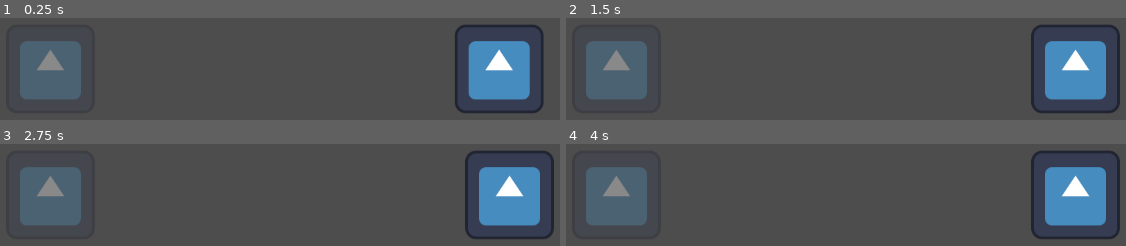
Above: before the commit, frames 1-4 (two rows, left to right).
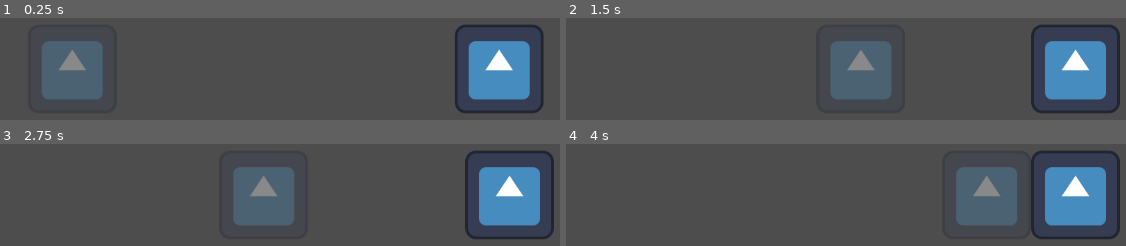
Above: after the commit, the same moments.

Repository: AIMYII/Prototype-Godot-Game
Game: Godot game, scene res://levels/level_1.tscn
Two runs of this game, one before a commit and one after it. Both use one fixed random seed, a clock stepped at 60 frames per second and the inputs below. The engine's default icon, where the game draws it, is replaced by a stand-in: a white triangle on a blue panel in a dark square.
Inputs:
- Up to frame 1 (0.25 s): no input
- Up to frame 2 (1.5 s): tap Enter (ui_accept) at 0.5, 0.77 s; hold E (go_into_mech) 0.53-1.28 s; hold Right (ui_right) from 0.53 s (still down); tap E (go_into_mech) at 1.35 s
- Up to frame 3 (2.75 s): tap Enter (ui_accept) at 1.52 s; release Right (ui_right) at 2.03 s; hold Left (ui_left) from 2.03 s (still down); hold E (go_into_mech) from 2.03 s (still down)
- Up to frame 4 (4 s): release Left (ui_left) at 2.78 s; release E (go_into_mech) at 2.78 s; hold Right (ui_right) from 2.78 s (still down); tap E (go_into_mech) at 2.85 s; tap Enter (ui_accept) at 3.02, 3.77 s; hold E (go_into_mech) from 3.53 s (still down)

The runs differ from the first frame. In frame 1, 5.3% of the frame differs, in the area x 3-19%, y 22-81%; in frame 2, 12%; in frame 3, 12%, in the area x 3-53%, y 22-80%; in frame 4, 12%.

Commit message:
Fixed the bug of the mech still following the player, after pressing the 'E' keybind. Cleaned up code.

Diff:
--- a/levels/level_1.tscn
+++ b/levels/level_1.tscn
@@ -10,3 +10,5 @@
 
 [node name="Mech" parent="." instance=ExtResource("2_jirdo")]
 position = Vector2(312, 324)
+
+[connection signal="in_mech" from="Player" to="Mech" method="_on_player_in_mech"]
--- a/scripts/mech.gd
+++ b/scripts/mech.gd
@@ -5,14 +5,12 @@
 const SPEED = 300.0
 const JUMP_VELOCITY = -400.0
 
-var is_player_in_mech = false
-var player_in_area = false
+var is_player_in_mech = false # Checks if the player is in the mech
+var player_in_area = false # Might use this for actions, or checks.
 var player = null
 var follow_player = false;
 
-##@onready var Run_AI = preload("res://scripts/run_mech_AI.gd")
-
-@export var player_path : NodePath
+@export var player_path : NodePath # Allows the player path to be instanced into the code.
 
 # State machines
 enum {
@@ -23,27 +21,32 @@
 	WAIT
 }
 
-var state = IDLE
+var state = IDLE # Use state machines, later.
 
 func _ready():
 	player = get_node(player_path)
 
 func _physics_process(delta):
 	if is_player_in_mech == false:
-		_mech_AI()
+		follow_player == true
+		_following_player_mech_AI()
+	else:
+		follow_player == false
+		_mech_AI(delta)
 
-	#match state:
-		#RUNNING:
-			#_handle_movement(delta)
+	# State machine:
+		#match state:
+			#RUNNING:
+				#_handle_movement(delta)
 
 	# Add the gravity.
 	#if not is_on_floor():
 		#velocity += get_gravity() * delta
 
-
+# Handles the movement when the player is in the mech.
 func _handle_movement(delta):
 	if is_player_in_mech == true:
-		#$dectection_area/CollisionShape2D.disabled = true;
+		$dectection_area/CollisionShape2D.disabled = true;
 		# Handle jump.
 		if Input.is_action_just_pressed("ui_accept") and is_on_floor():
 			velocity.y = JUMP_VELOCITY
@@ -58,36 +61,34 @@
 
 		move_and_slide()
 
+# Player signal when the keybind is pressed.
 func _on_player_in_mech():
 	is_player_in_mech = true
 
 func _on_dectection_area_body_entered(body):
-	#if is_player_in_mech == false:
-	## Safely if, in case the mech follows enemies.
-	if body == player:
-		#if body.is_in_group("Player"):
-		#body.state = body.RUNNING
-		player = body
-		follow_player = true
+	if is_player_in_mech == false:
+		# Safely check in case the mech follows enemies.
+		if body == player:
+			#body.state = body.RUNNING # State machine/Animation check.
+			player = body
+			follow_player = true
+			player_in_area = true
 
 func _on_dectection_area_body_exited(body):
-	#if is_player_in_mech == false:
-	if body == player:
-		#body.state = body.IDLE
-		follow_player = false
+	if is_player_in_mech == false:
+		# Safely check in case the mech follows enemies.
+		if body == player:
+			#body.state = body.IDLE # State machine/Animation check.
+			follow_player = false
+			player_in_area = false
 
-	#if is_player_in_mech == false:
-		#if body.is_in_group("Player"):
-			#body.state = body.IDLE
-			#player = null
-
-func _mech_AI():
-	## Note: This code works.
-	if follow_player == true:
-		# Run AI code, to follow the player, and commands.
+func _following_player_mech_AI():
+	# Safely check to make sure the player isn't running the animation or presses the keybind.
+	if is_player_in_mech == false:
+		# Run AI code to follow the player and commands.
 		position += (player.position - position) / SPEED
 
+func _mech_AI(delta):
 	if is_player_in_mech == true:
-		# Stop AI
-		#$dectection_area/CollisionShape2D.disabled = true;
-		pass
+		# Stops AI
+		_handle_movement(delta);
--- a/scripts/player.gd
+++ b/scripts/player.gd
@@ -23,7 +23,6 @@
 	if Input.is_action_pressed("go_into_mech"):
 		# Wait for player animation going into mech
 		is_in_mech = true
-		#Timer, maybe?
 		emit_signal("in_mech")
 
 
--- a/scripts/run_mech_AI.gd
+++ /dev/null
@@ -1,45 +0,0 @@
-extends CharacterBody2D
-
-const SPEED = 300.0
-const JUMP_VELOCITY = -400.0
-
-var is_player_in_mech = false
-var player_in_area = false
-var player = null
-
-@export var player_path : NodePath
-
-# State machines
-enum {
-	IDLE,
-	RUNNING,
-	PLAYER_GO_IN,
-	PLAYER_COME_OUT,
-	WAIT
-}
-
-var state = IDLE
-
-func _ready():
-	player = get_node(player_path)
-
-func _physics_process(delta):
-	_mech_AI()
-
-func _on_dectection_area_body_entered(body):
-	if is_player_in_mech == false:
-		if body.is_in_group("Player"):
-			body.state = body.RUNNING
-			player = body
-
-
-func _on_dectection_area_body_exited(body):
-	if is_player_in_mech == false:
-		if body.is_in_group("Player"):
-			body.state = body.IDLE
-			player = body
-
-func _mech_AI():
-	if is_player_in_mech == false:
-		# Run AI code, to follow the player, and commands.
-		position += (player.position - position) / SPEED
Not shown, removed: scripts/run_mech_AI.gd.uid
